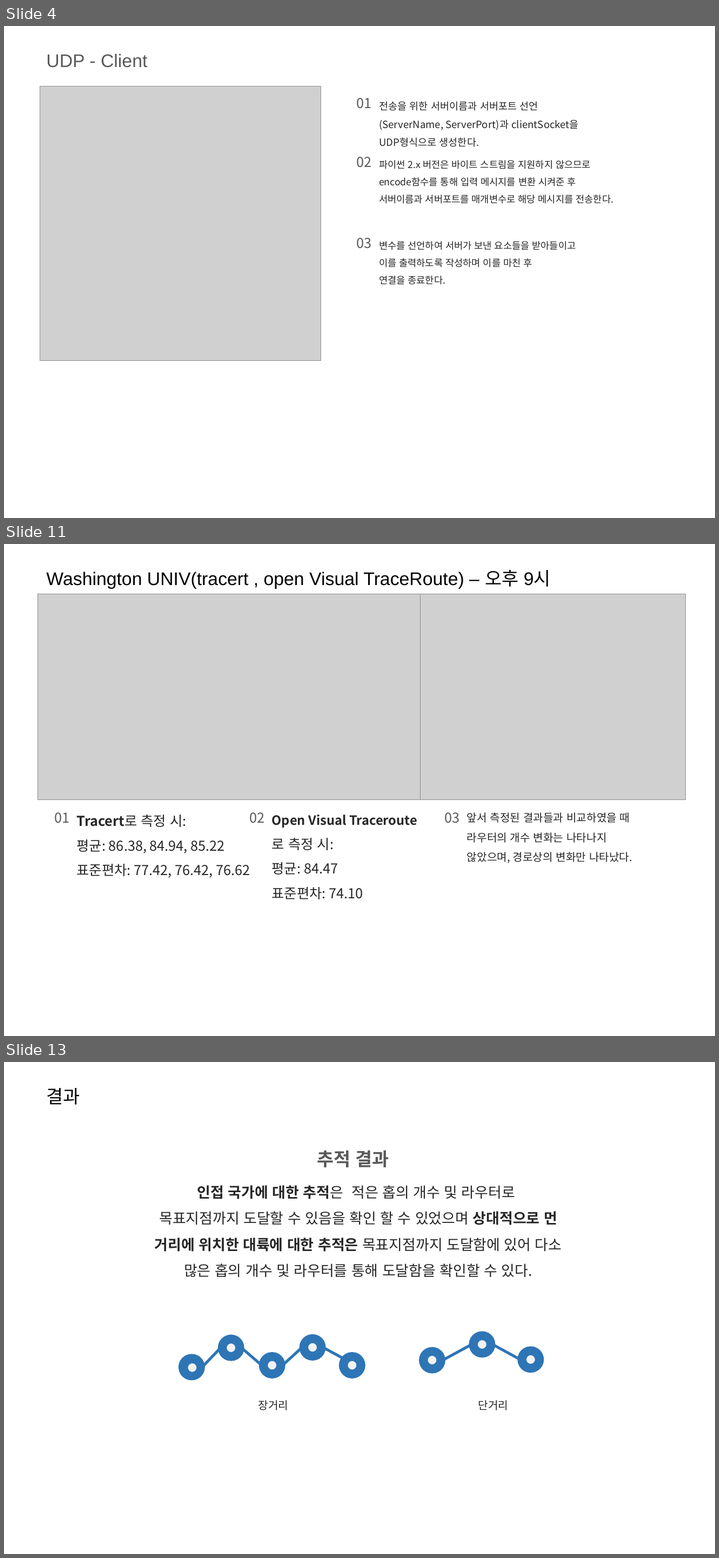
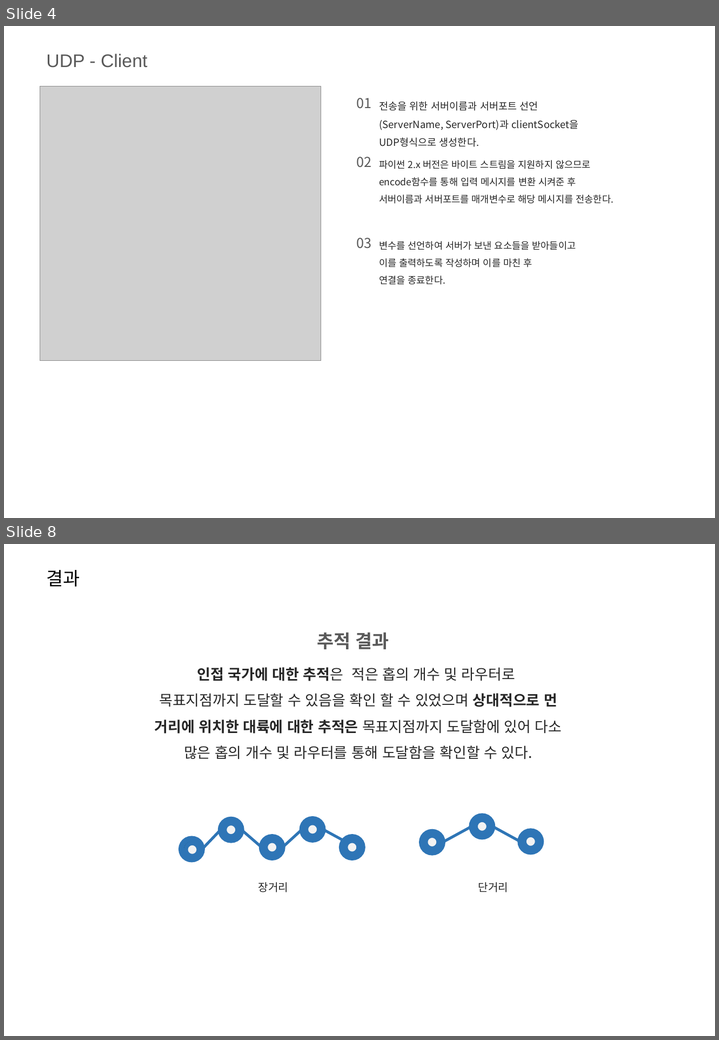
Before and after one commit to ingkoon/2020-s, a slide deck: ComputerNetwork/2-4/20151167 이인재 컴퓨터네트워크 2-4실습 과제(UDP, TCP).pptx. Shown one above the other, each under a label of ours: slides 4, 11 and 13 before the commit, slides 4 and 8 after it; the slides between them are not shown. The pictures are 719x1558 and 719x1040 pixels, drawn with LibreOffice and Linux fonts; fonts in the diff are those of the drawing; grey boxes stand for pictures; background and template pictures are left out. Boxes give left, top, right and bottom in pixels: in the first picture for what was removed or moved away, otherwise in the second. Text is boxed around its words. In the diff, an @@ line names an element or a change of style, - is before the commit and + after.

```diff
--- a/ComputerNetwork/2-4/20151167 이인재 컴퓨터네트워크 2-4실습 과제(UDP, TCP).pptx
+++ b/ComputerNetwork/2-4/20151167 이인재 컴퓨터네트워크 2-4실습 과제(UDP, TCP).pptx
@@ slide 11 removed at bbox=[4, 544, 715, 1036], background picture (left out) @@
@@ text removed at bbox=[46, 570, 550, 589] @@
-Washington UNIV(tracert , open Visual TraceRoute) – 오후 9시
@@ picture removed at bbox=[38, 594, 421, 799] @@
@@ picture removed at bbox=[420, 594, 685, 799] @@
@@ text removed at bbox=[54, 812, 69, 823] @@
-01
@@ text removed at bbox=[77, 815, 250, 878] @@
-Tracert로 측정 시:
-평균: 86.38, 84.94, 85.22
-표준편차: 77.42, 76.42, 76.62
@@ text removed at bbox=[249, 812, 264, 823] @@
-02
@@ text removed at bbox=[272, 815, 363, 899] @@
-Open Visual Traceroute로 측정 시:
-평균: 84.47
-표준편차: 74.10
@@ text removed at bbox=[444, 812, 459, 823] @@
-03
@@ text removed at bbox=[467, 812, 632, 863] @@
-앞서 측정된 결과들과 비교하였을 때 라우터의 개수 변화는 나타나지
-않았으며, 경로상의 변화만 나타났다.
@@ what was slide 13 is now slide 8 @@
```
Also in this commit, not shown: 1 slide changed, 2 slides added, 6 other slides removed, 2 other files.
